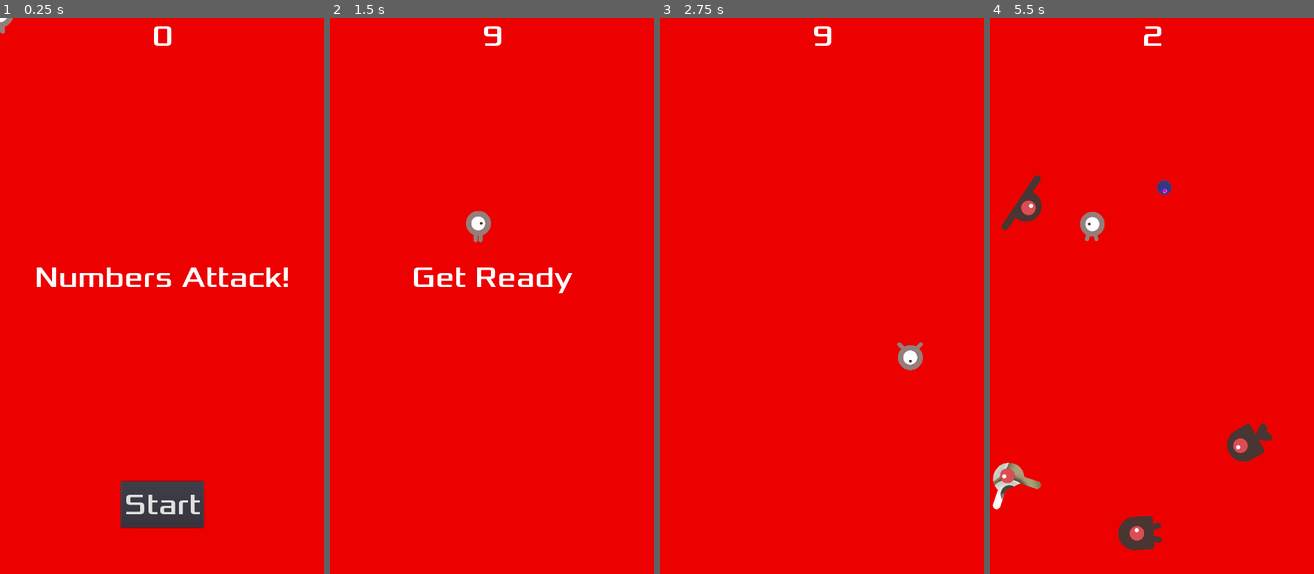
Above: before the commit, frames 1-4 (left to right).
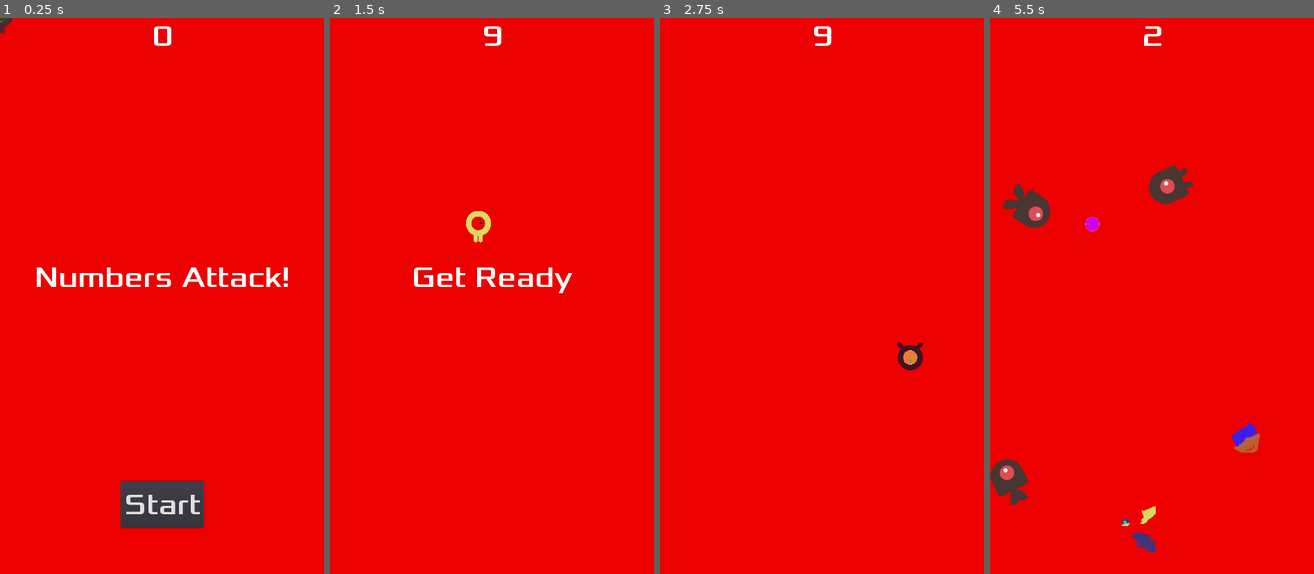
Above: after the commit, the same moments.

Repository: acs/numbers_attack
Game: Godot game, scene res://Main.tscn
Two runs of this game, one before a commit and one after it. Both use one fixed random seed, a clock stepped at 60 frames per second and the inputs below.
Inputs:
- Up to frame 1 (0.25 s): no input
- Up to frame 2 (1.5 s): click "Start" at 0.5 s; tap Enter at 1.25 s; hold Right (ui_right) from 1.28 s (still down)
- Up to frame 3 (2.75 s): release Right (ui_right) at 2.03 s; hold Down (ui_down) from 2.03 s (still down)
- Up to frame 4 (5.5 s): release Down (ui_down) at 2.78 s; hold Right (ui_right) 2.78-3.53 s; hold Up (ui_up) 3.53-4.28 s; hold Left (ui_left) from 4.28 s (still down)

The runs differ from the first frame. In frame 1, less than 0.1% of the frame differs, in the area x 0-5%, y 0-3%; in frame 2, 0.3%; in frame 3, 0.3%; in frame 4, 3.6%, in the area x 0-88%, y 26-97%.

Commit message:
Add random enemies created in GIMP

Diff:
--- a/Main.tscn
+++ b/Main.tscn
@@ -36,6 +36,8 @@
 [node name="MobTimer" type="Timer" parent="."]
 wait_time = 0.5
 
+[node name="NumberTimer" type="Timer" parent="."]
+
 [node name="ScoreTimer" type="Timer" parent="."]
 
 [node name="StartTimer" type="Timer" parent="."]
@@ -63,9 +65,10 @@
 [node name="MobSpawnLocation" type="PathFollow2D" parent="MobPath"]
 position = Vector2( 8, 8 )
 rotation = -1.22007e-07
-[connection signal="hit" from="Player" to="." method="update_sum"]
+[connection signal="hit" from="Player" to="." method="check_sum"]
 [connection signal="hit_mob" from="Player" to="." method="game_over"]
 [connection signal="timeout" from="MobTimer" to="." method="_on_MobTimer_timeout"]
+[connection signal="timeout" from="NumberTimer" to="." method="_on_NumberTimer_timeout"]
 [connection signal="timeout" from="ScoreTimer" to="." method="_on_ScoreTimer_timeout"]
 [connection signal="timeout" from="StartTimer" to="." method="_on_StartTimer_timeout"]
 [connection signal="start_game" from="HUD" to="." method="new_game"]
--- a/Mob.gd
+++ b/Mob.gd
@@ -3,15 +3,12 @@
 export var min_speed = 150  # Minimum speed range.
 export var max_speed = 250  # Maximum speed range.
 
-
-# Declare member variables here. Examples:
-# var a = 2
-# var b = "text"
-
+var type
 
 func _ready():
 	var mob_types = $AnimatedSprite.frames.get_animation_names()
-	$AnimatedSprite.animation = mob_types[randi() % mob_types.size()]
+	type = mob_types[randi() % mob_types.size()]
+	$AnimatedSprite.animation = type
 
 
 # Called every frame. 'delta' is the elapsed time since the previous frame.
@@ -19,7 +16,7 @@
 #	pass
 
 func get_type():
-	return "mob"
+	return type
 
 func _on_VisibilityNotifier2D_screen_exited():
 	queue_free()
--- a/Mob.tscn
+++ b/Mob.tscn
@@ -7,8 +7,17 @@
 [ext_resource path="res://dodge_assets/art/enemyWalking_1.png" type="Texture" id=5]
 [ext_resource path="res://dodge_assets/art/enemyFlyingAlt_1.png" type="Texture" id=6]
 [ext_resource path="res://Mob.gd" type="Script" id=7]
-[ext_resource path="res://dodge_assets/art/enemyJumping_1.png" type="Texture" id=8]
-[ext_resource path="res://dodge_assets/art/enemyJumping_2.png" type="Texture" id=9]
+[ext_resource path="res://dodge_assets/art/pimiento.png" type="Texture" id=8]
+[ext_resource path="res://dodge_assets/art/enemy_alex.png" type="Texture" id=9]
+[ext_resource path="res://dodge_assets/art/enemy_fire2.png" type="Texture" id=10]
+[ext_resource path="res://dodge_assets/art/enemy_fire1.png" type="Texture" id=11]
+[ext_resource path="res://dodge_assets/art/enemy_fire3.png" type="Texture" id=12]
+[ext_resource path="res://dodge_assets/art/enemy_fire4.png" type="Texture" id=13]
+[ext_resource path="res://dodge_assets/art/enemy_alien2.png" type="Texture" id=14]
+[ext_resource path="res://dodge_assets/art/enemy_alien1.png" type="Texture" id=15]
+[ext_resource path="res://dodge_assets/art/enemy_alex1.png" type="Texture" id=16]
+[ext_resource path="res://dodge_assets/art/enemy_alex2.png" type="Texture" id=17]
+[ext_resource path="res://dodge_assets/art/cake1.png" type="Texture" id=18]
 
 [sub_resource type="SpriteFrames" id=1]
 animations = [ {
@@ -17,7 +26,12 @@
 "name": "walk",
 "speed": 3.0
 }, {
-"frames": [ ExtResource( 6 ), ExtResource( 2 ) ],
+"frames": [ ExtResource( 16 ), ExtResource( 17 ) ],
+"loop": true,
+"name": "alien",
+"speed": 5.0
+}, {
+"frames": [ ExtResource( 6 ), ExtResource( 2 ), ExtResource( 9 ) ],
 "loop": true,
 "name": "flight",
 "speed": 3.0
@@ -27,9 +41,29 @@
 "name": "swim",
 "speed": 3.0
 }, {
-"frames": [ ExtResource( 8 ), ExtResource( 9 ) ],
+"frames": [ ExtResource( 18 ) ],
 "loop": true,
-"name": "jump",
+"name": "cakes",
+"speed": 5.0
+}, {
+"frames": [ ExtResource( 8 ) ],
+"loop": true,
+"name": "pimiento",
+"speed": 5.0
+}, {
+"frames": [ ExtResource( 11 ), ExtResource( 10 ) ],
+"loop": true,
+"name": "lava",
+"speed": 5.0
+}, {
+"frames": [ ExtResource( 12 ), ExtResource( 13 ) ],
+"loop": true,
+"name": "fire",
+"speed": 5.0
+}, {
+"frames": [ ExtResource( 15 ), ExtResource( 14 ) ],
+"loop": true,
+"name": "dancing",
 "speed": 5.0
 } ]
 
@@ -50,8 +84,7 @@
 [node name="AnimatedSprite" type="AnimatedSprite" parent="."]
 scale = Vector2( 0.75, 0.75 )
 frames = SubResource( 1 )
-animation = "jump"
-frame = 1
+animation = "cakes"
 playing = true
 
 [node name="CollisionShape2D" type="CollisionShape2D" parent="."]
--- a/Player.gd
+++ b/Player.gd
@@ -45,9 +45,12 @@
 
 
 func _on_Player_body_entered(body):
+	print_debug(body.get_type())
 	if body.get_type() == "number":
 		total_sum += int(body.get_number())
 		emit_signal("hit")
+	elif body.get_type() == "cakes":
+		pass
 	else:
 		hide()
 		$CollisionShape2D.set_deferred("disabled", true)
Not shown: 1 places in Mob.tscn that only renumber resources
Binary file added: dodge_assets/art/cake1.png
Binary file changed: dodge_assets/art/enemyFlyingAlt_1.png
Binary file changed: dodge_assets/art/enemyFlyingAlt_2.png
Binary file added: dodge_assets/art/enemy_alex.png
Binary file added: dodge_assets/art/enemy_alex1.png
Binary file added: dodge_assets/art/enemy_alex2.png
Binary file added: dodge_assets/art/enemy_alien1.png
Binary file added: dodge_assets/art/enemy_alien2.png
Binary file added: dodge_assets/art/enemy_fire1.png
Binary file added: dodge_assets/art/enemy_fire2.png
Binary file added: dodge_assets/art/enemy_fire3.png
(and 8 more such lines)
